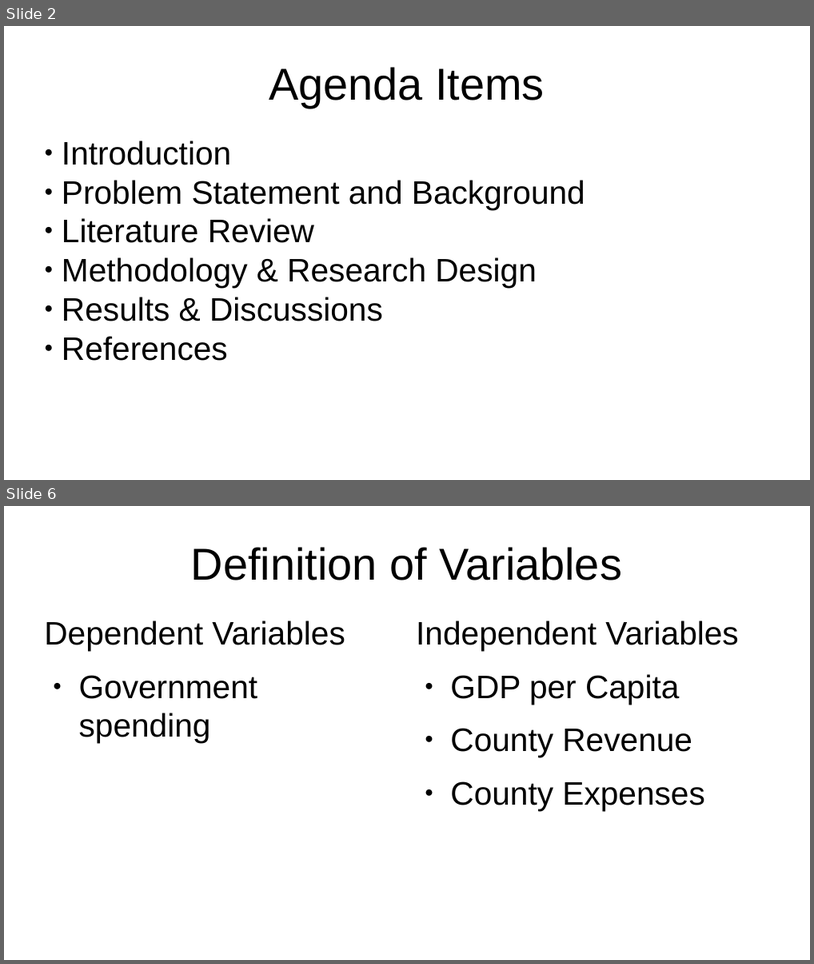
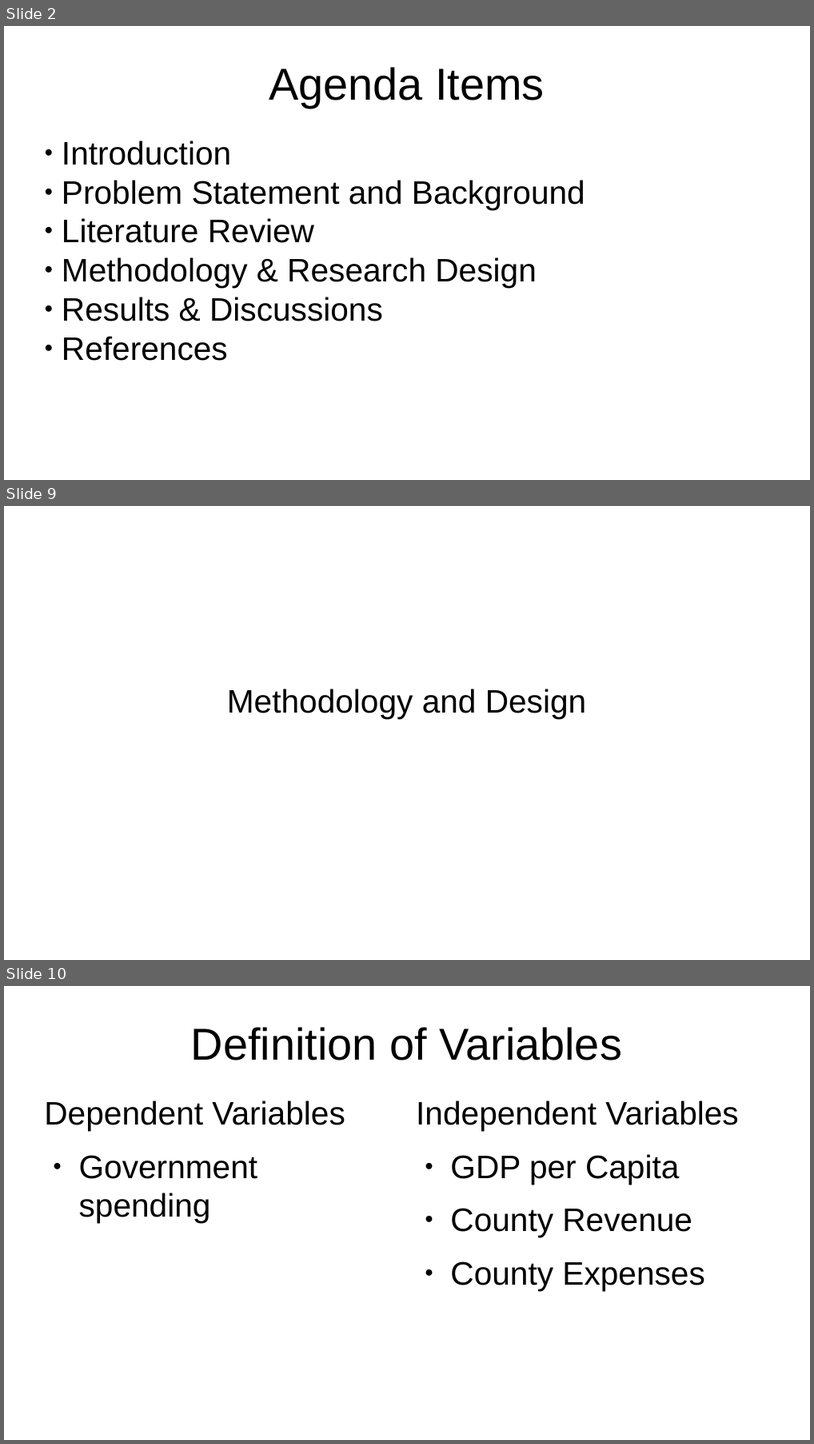
Before and after one commit to vicky-playground/EHR-GDP, a slide deck: does_gdp_impact_health_information_technology_investment.odp. Shown one above the other, each under a label of ours: slides 2 and 6 before the commit, slides 2, 9 and 10 after it; the slides between them are not shown. The pictures are 814x964 and 814x1444 pixels, drawn with LibreOffice and Linux fonts; fonts in the diff are those of the drawing. Boxes give left, top, right and bottom in pixels: in the first picture for what was removed or moved away, otherwise in the second. Text is boxed around its words. In the diff, an @@ line names an element or a change of style, - is before the commit and + after.

```diff
--- a/does_gdp_impact_health_information_technology_investment.odp
+++ b/does_gdp_impact_health_information_technology_investment.odp
@@ slide 9 added at (4, 506, 810, 960), background #FFFFFF @@
@@ subtitle added at (227, 688, 586, 718), 32 pt, text #000000 @@
+Methodology and Design
@@ what was slide 6 is now slide 10 @@
```
Also in this commit, not shown: 3 slides changed, 4 other slides added, 1 slide removed, 3 other files.
